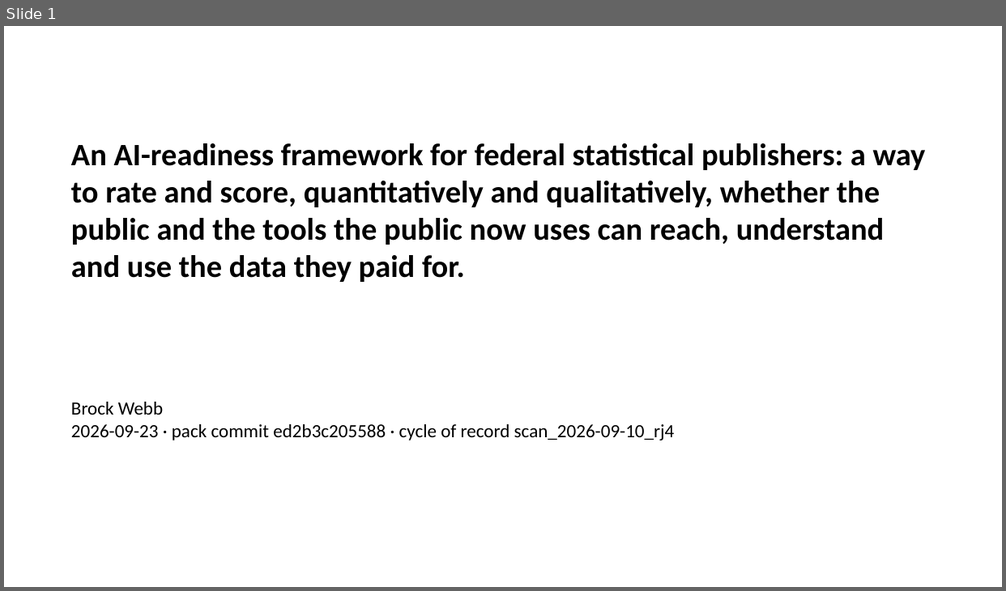
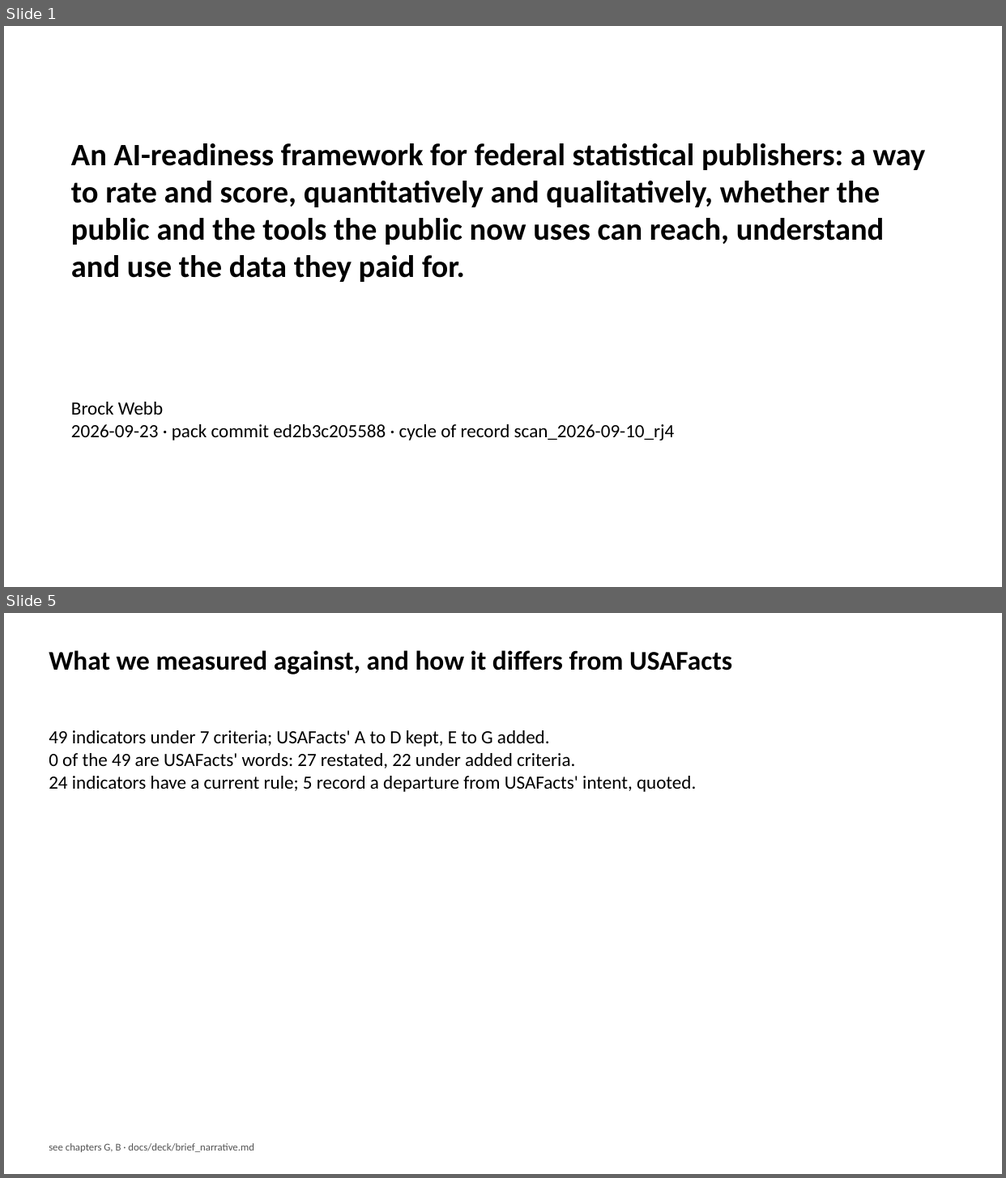
Before and after one commit to brockwebb/ai-readiness-kg, a slide deck: docs/deck/brief_deck.pptx. Shown one above the other, each under a label of ours: slide 1 before the commit, slides 1 and 5 after it; the slides between them are not shown. The pictures are 1006x591 and 1006x1178 pixels, drawn with LibreOffice and Linux fonts; fonts in the diff are those of the drawing. Boxes give left, top, right and bottom in pixels: in the first picture for what was removed or moved away, otherwise in the second. Text is boxed around its words. In the diff, an @@ line names an element or a change of style, - is before the commit and + after.

```diff
--- a/docs/deck/brief_deck.pptx
+++ b/docs/deck/brief_deck.pptx
@@ slide 5 added at (4,613,1002,1174), background #FFFFFF @@
@@ text added at (49,650,732,675), 26 pt, text #000000, bold @@
+What we measured against, and how it differs from USAFacts
@@ text added at (49,730,696,792), 18 pt, text #000000 @@
+49 indicators under 7 criteria; USAFacts' A to D kept, E to G added.
+0 of the 49 are USAFacts' words: 27 restated, 22 under added criteria.
+24 indicators have a current rule; 5 record a departure from USAFacts' intent, quoted.
@@ text added at (49,1144,254,1152), 10 pt, text #555555 @@
+see chapters G, B · docs/deck/brief_narrative.md
```
Also in this commit, not shown: 9 other slides added, 4 other files.
